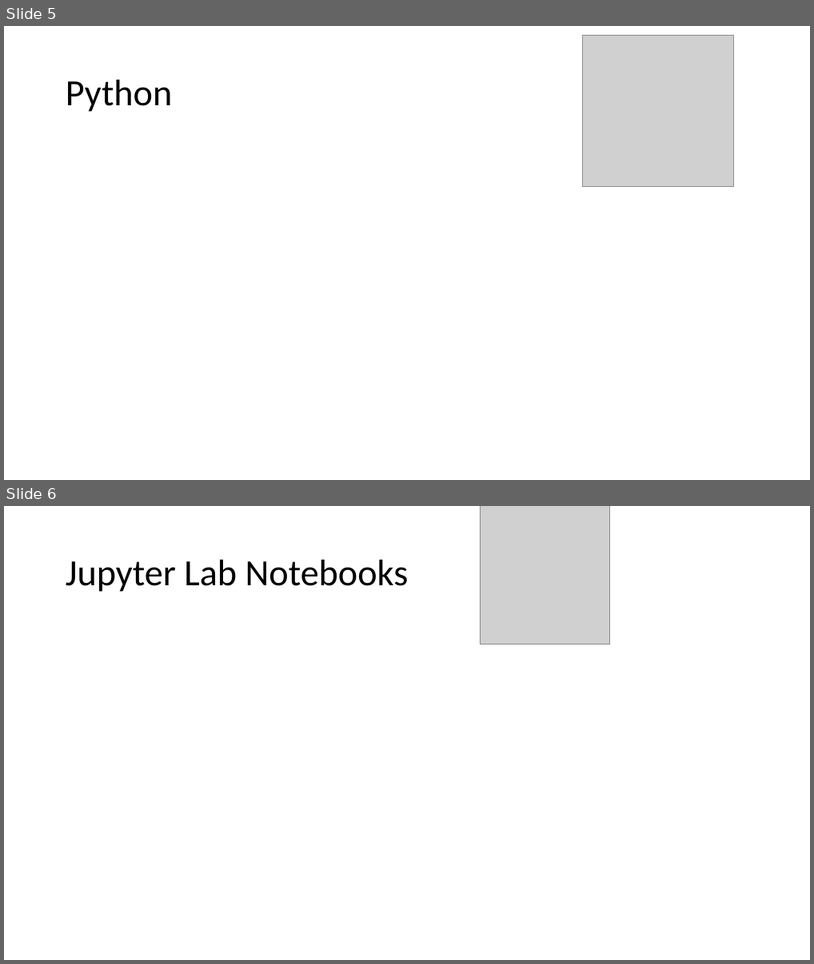
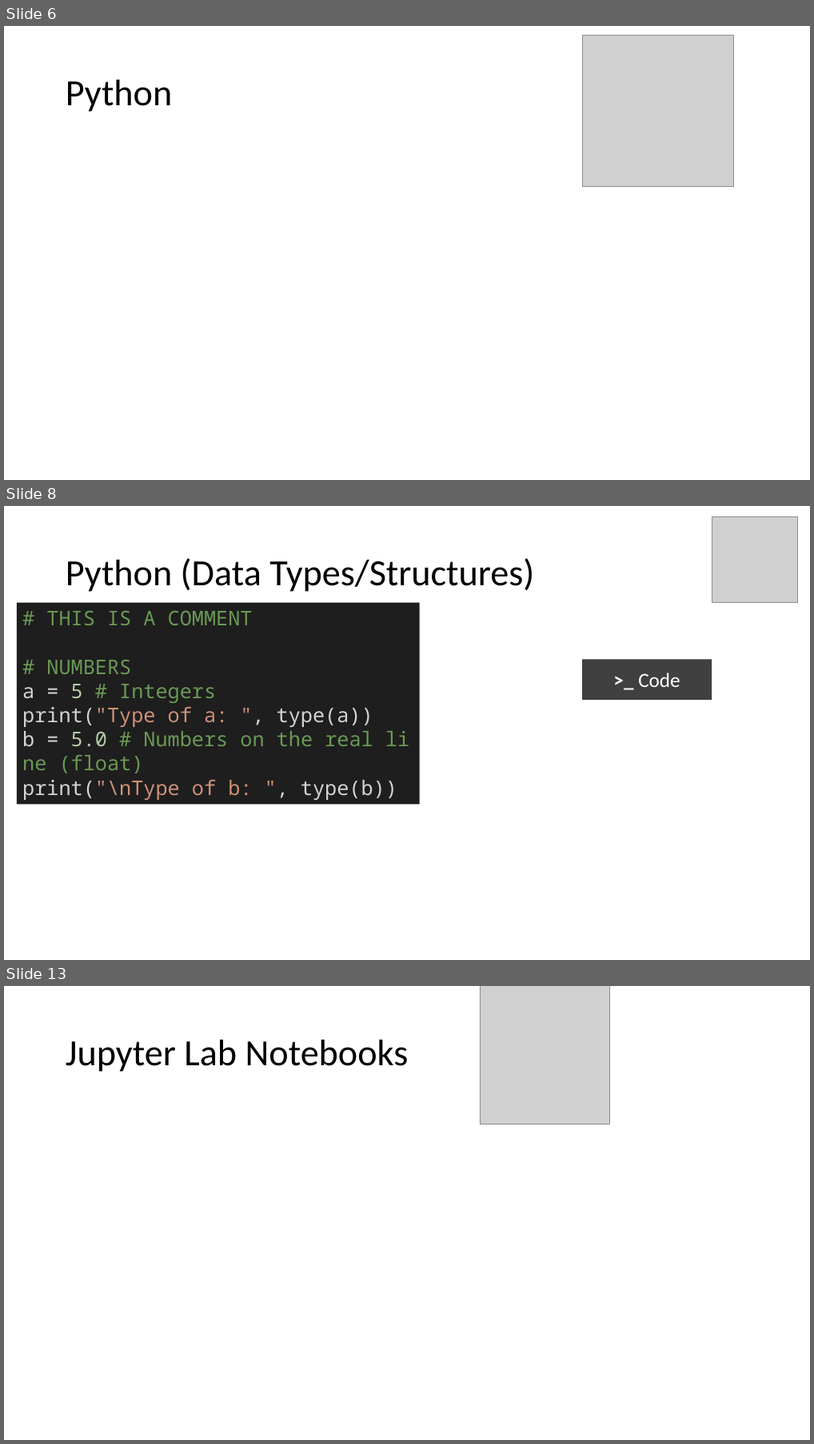
Before and after one commit to mathphysmx/teaching-ml, a slide deck: slides/01_softwareTutorial.pptx. Shown one above the other, each under a label of ours: slides 5 and 6 before the commit, slides 6, 8 and 13 after it; the slides between them are not shown. The pictures are 814x964 and 814x1444 pixels, drawn with LibreOffice and Linux fonts; fonts in the diff are those of the drawing; grey boxes stand for pictures. Boxes give left, top, right and bottom in pixels: in the first picture for what was removed or moved away, otherwise in the second. Text is boxed around its words. In the diff, an @@ line names an element or a change of style, - is before the commit and + after.

Commit message:
python code added

```diff
--- a/slides/01_softwareTutorial.pptx
+++ b/slides/01_softwareTutorial.pptx
@@ slide 8 added at <box>4,506,810,960</box>, background #FFFFFF @@
@@ picture added at <box>712,517,798,603</box> @@
@@ title added at <box>66,558,534,592</box>, 44 pt, text #000000 @@
+Python (Data Types/Structures)
@@ rectangle added at <box>17,603,420,804</box>, fill #1E1E1E, 24 pt, text #6A9955 @@
+# THIS IS A COMMENT
+# NUMBERS
+a = 5 # Integers
+print("Type of a: ", type(a))
+b = 5.0 # Numbers on the real line (float)
+print("\nType of b: ", type(b))
@@ rectangle added at <box>582,659,712,700</box>, fill #404040, 24 pt, text #FFFFFF @@
+>_ Code
@@ what was slide 5 is now slide 6 @@
@@ what was slide 6 is now slide 13 @@
```
Also in this commit, not shown: 7 other slides added, 1 slide removed, 4 other files.
